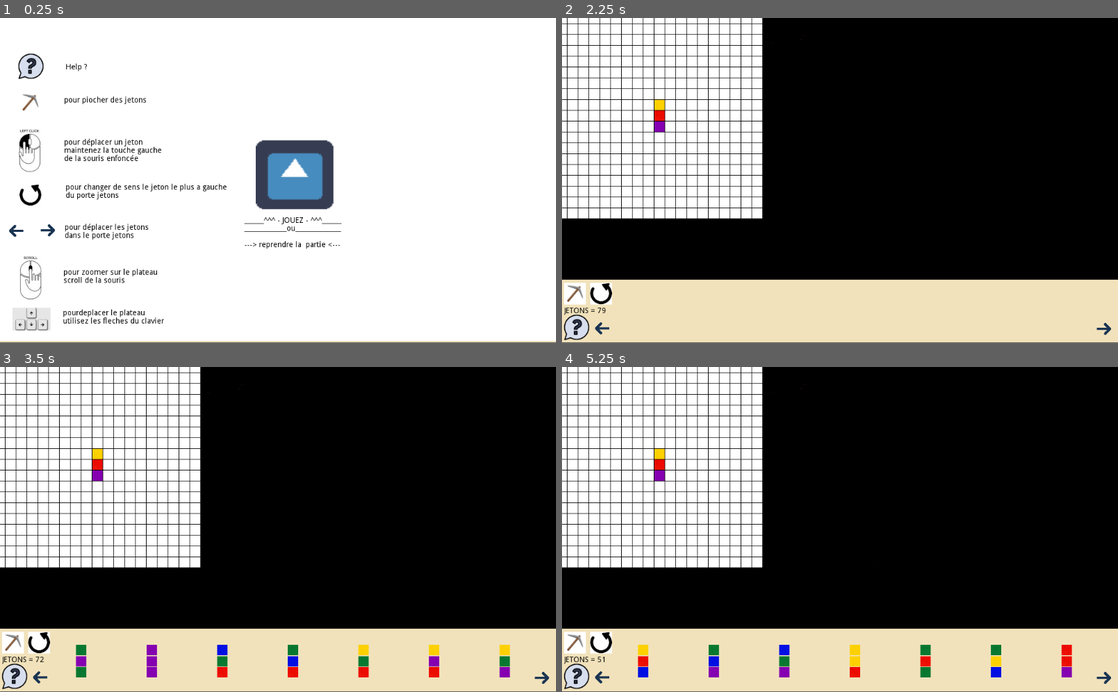
Above: before the commit, frames 1-4 (two rows, left to right).
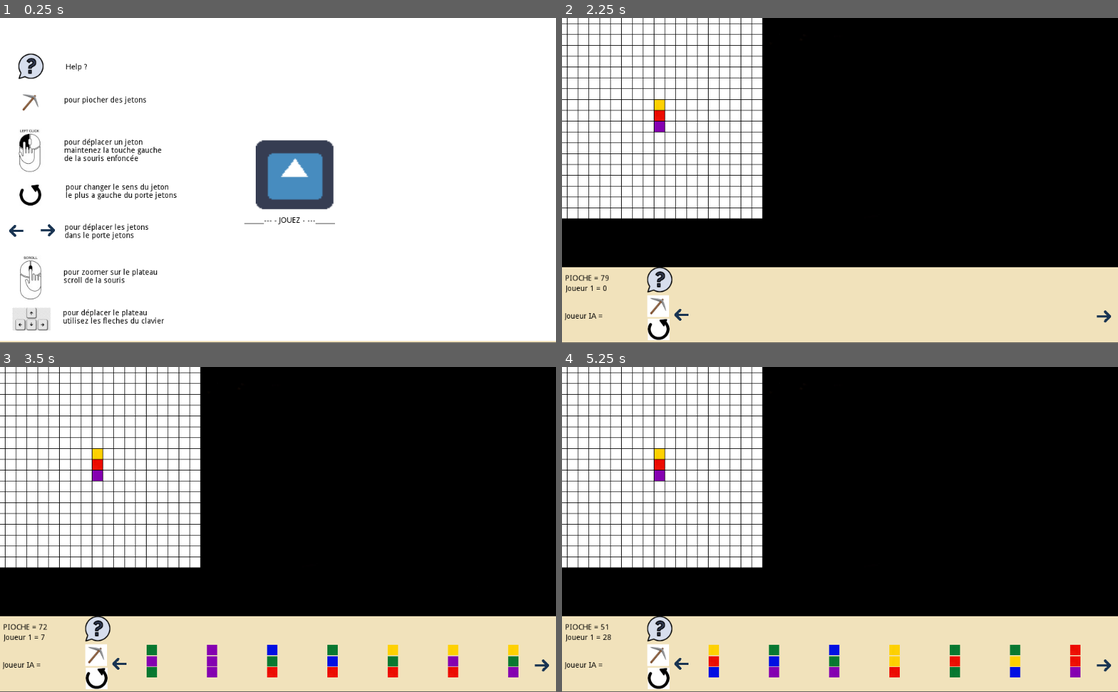
Above: after the commit, the same moments.

Repository: tartempion-sdr/chromino-V2
Game: Godot game, scene res://Node2D.tscn
Two runs of this game, one before a commit and one after it. Both use one fixed random seed, a clock stepped at 60 frames per second and the inputs below. The engine's default icon, where the game draws it, is replaced by a stand-in: a white triangle on a blue panel in a dark square.
Inputs (mouse positions are in pixels of both pictures, inside the frame that each line leads up to; where the layout moved, square brackets give the same spot in the first picture):
- Up to frame 1 (0.25 s): no input
- Up to frame 2 (2.25 s): click (678, 313) [600, 326] at 0.5 s; click (1101, 317) [1101, 330] at 1.25 s; click "______^^^ - JOUEZ - ^^^______…" (after the commit: "______--- - JOUEZ - ---______") at 2 s
- Up to frame 3 (3.5 s): click "JETONS = 79" (after the commit: "PIOCHE = 79") at 2.75 s
- Up to frame 4 (5.25 s): click "JETONS = 72" (after the commit: "PIOCHE = 72") at 3.5 s; click "JETONS = 65" (after the commit: "PIOCHE = 65") at 4.25 s; click "JETONS = 58" (after the commit: "PIOCHE = 58") at 5 s

The runs differ from the first frame. In frame 1, 0.8% of the frame differs, in the area x 11-62%, y 50-93%; in frame 2, 5.8%; in frame 3, 8.2%; in frame 4, 8.2%, in the area x 0-100%, y 76-100%.

Commit message:
acceuil propre

Diff:
--- a/Node2D.gd
+++ b/Node2D.gd
@@ -229,7 +229,11 @@
 	for sublist in list_couleurs_jetons:
 		if sublist.size() >= 4 and sublist[3] == true:
 			count += 1
-	$TextureRect2/Button_pioche/RichTextLabel.text = "JETONS = %d" % count
+
+	$TextureRect2/Button_pioche/RichTextLabel.text = "PIOCHE = %d" % count
+	var countjetonsjoueur1 = int(len(Globals.list_affiche_position_porte_jetons))
+	$TextureRect2/Button_pioche/textejoueur1.text = "Joueur 1 = %d" % countjetonsjoueur1
+	$TextureRect2/Button_pioche/textejoueurIA.text = "Joueur IA = "
 
 func child_pioche_jetons():
 	for d in nb_jetons_pioche:
@@ -253,7 +257,7 @@
 				Globals.affiche_jetons_piocher()
 
 		elif event.button_index == BUTTON_WHEEL_DOWN:
-			if Globals.taille < 1.8 :
+			if Globals.taille < 1.7 :
 				# Action pour le défilement vers le bas
 				print("ZOOM +")
 				Globals.taille += 0.1
@@ -297,6 +301,7 @@
 		var last_element = Globals.list_affiche_position_porte_jetons.pop_back()
 		Globals.list_affiche_position_porte_jetons.insert(0, last_element)
 		Globals.affiche_jetons_piocher()
+	affiche_nb_jetons_restant()
 
 func _on_Button_gauche_button_down():
 
@@ -308,6 +313,7 @@
 		var prem_element = Globals.list_affiche_position_porte_jetons.pop_front()
 		Globals.list_affiche_position_porte_jetons.append(prem_element)
 		Globals.affiche_jetons_piocher()
+	affiche_nb_jetons_restant()
 
 func _on_Button_tourne_button_down():
 
--- a/Node2D.tscn
+++ b/Node2D.tscn
@@ -24,7 +24,7 @@
 
 [node name="TextureRect2" type="TextureRect" parent="."]
 margin_left = -1.0
-margin_top = 483.0
+margin_top = 460.0
 margin_right = 1024.0
 margin_bottom = 599.0
 mouse_filter = 2
@@ -35,10 +35,10 @@
 }
 
 [node name="Button_pioche" type="TextureButton" parent="TextureRect2"]
-margin_left = 5.2466
-margin_top = 6.17859
-margin_right = 45.2466
-margin_bottom = 46.1786
+margin_left = 157.619
+margin_top = 51.6641
+margin_right = 197.619
+margin_bottom = 91.6641
 mouse_default_cursor_shape = 2
 texture_normal = ExtResource( 5 )
 expand = true
@@ -47,19 +47,42 @@
 }
 
 [node name="RichTextLabel" type="RichTextLabel" parent="TextureRect2/Button_pioche"]
-margin_top = 45.0
-margin_right = 180.0
-margin_bottom = 135.0
+margin_left = -151.387
+margin_top = -37.6838
+margin_right = -5.38742
+margin_bottom = -18.6838
 custom_colors/default_color = Color( 0, 0, 0, 1 )
 tab_size = 24
-text = "JETONS  ="
+text = "PIOCHE  ="
 fit_content_height = true
 
+[node name="textejoueur1" type="RichTextLabel" parent="TextureRect2/Button_pioche"]
+margin_left = -150.0
+margin_top = -19.0
+margin_right = -5.0
+margin_bottom = 28.0
+custom_colors/default_color = Color( 0, 0, 0, 1 )
+text = "Joueur 1
+Jetons =
+Victoire ="
+scroll_active = false
+
+[node name="textejoueurIA" type="RichTextLabel" parent="TextureRect2/Button_pioche"]
+margin_left = -151.765
+margin_top = 31.8316
+margin_right = -59.7653
+margin_bottom = 71.8316
+custom_colors/default_color = Color( 0, 0, 0, 1 )
+text = "Joueur IA
+Jetons =
+Victoire ="
+scroll_active = false
+
 [node name="Button_gauche2" type="TextureButton" parent="TextureRect2"]
-margin_left = 55.2775
-margin_top = 69.7985
-margin_right = 95.2775
-margin_bottom = 109.798
+margin_left = 200.916
+margin_top = 68.2934
+margin_right = 240.916
+margin_bottom = 108.293
 mouse_default_cursor_shape = 2
 texture_normal = ExtResource( 7 )
 __meta__ = {
@@ -79,10 +102,10 @@
 }
 
 [node name="Button_tourne" type="TextureButton" parent="TextureRect2"]
-margin_left = 53.2571
-margin_top = 6.00439
-margin_right = 93.2575
-margin_bottom = 46.0044
+margin_left = 159.151
+margin_top = 94.9082
+margin_right = 199.151
+margin_bottom = 134.908
 mouse_default_cursor_shape = 2
 texture_normal = ExtResource( 9 )
 __meta__ = {
@@ -90,10 +113,10 @@
 }
 
 [node name="helperjeu" type="TextureButton" parent="TextureRect2"]
-margin_left = 1.47131
-margin_top = 61.3267
-margin_right = 55.4713
-margin_bottom = 115.327
+margin_left = 154.379
+margin_top = -3.80072
+margin_right = 208.379
+margin_bottom = 50.1993
 mouse_default_cursor_shape = 2
 texture_normal = ExtResource( 4 )
 __meta__ = {
--- a/acceuil.tscn
+++ b/acceuil.tscn
@@ -38,15 +38,13 @@
 }
 
 [node name="RichTextLabel" type="RichTextLabel" parent="jouez"]
-margin_left = -21.4756
-margin_top = 140.941
-margin_right = 162.524
-margin_bottom = 210.941
+margin_left = -21.0
+margin_top = 141.0
+margin_right = 163.0
+margin_bottom = 169.0
 custom_colors/default_color = Color( 0, 0, 0, 1 )
 tab_size = 8
-text = "______^^^ - JOUEZ - ^^^______
-_____________ou______________
----> reprendre la  partie <---"
+text = "______--- - JOUEZ - ---______"
 scroll_active = false
 
 [node name="pioche" type="TextureRect" parent="."]
@@ -106,10 +104,13 @@
 [node name="RichTextLabel" type="RichTextLabel" parent="tournejeton"]
 margin_left = 85.0
 margin_top = -1.0
-margin_right = 390.0
+margin_right = 292.0
 margin_bottom = 39.0
 custom_colors/default_color = Color( 0, 0, 0, 1 )
-text = "pour changer de sens le jeton le plus a gauche du porte jetons"
+text = "pour changer le sens du jeton le plus a gauche du porte jetons"
+__meta__ = {
+"_edit_use_anchors_": false
+}
 
 [node name="scroll" type="TextureRect" parent="."]
 margin_left = 27.9098
@@ -155,12 +156,12 @@
 texture = ExtResource( 8 )
 
 [node name="RichTextLabel" type="RichTextLabel" parent="flecheclavier"]
-margin_left = 93.3367
-margin_top = 2.94391
-margin_right = 289.337
-margin_bottom = 47.9439
+margin_left = 93.0
+margin_top = 3.0
+margin_right = 289.0
+margin_bottom = 41.0
 custom_colors/default_color = Color( 0, 0, 0, 1 )
-text = "pourdeplacer le plateau utilisez les fleches du clavier"
+text = "pour déplacer le plateau utilisez les fleches du clavier"
 
 [node name="helper" type="TextureRect" parent="."]
 margin_left = 30.3622
--- a/globals.gd
+++ b/globals.gd
@@ -7,13 +7,13 @@
 var id_child_node2d_jeton
 
 
-var list_position_pioche_jetons = [(Vector2(150, 543)),
-(Vector2(280, 543)),
-(Vector2(410, 543)),
-(Vector2(540, 543)),
-(Vector2(670, 543)),
-(Vector2(800, 543)),
-(Vector2(930, 543)),
+var list_position_pioche_jetons = [(Vector2(280, 543)),
+(Vector2(391, 543)),
+(Vector2(502, 543)),
+(Vector2(613, 543)),
+(Vector2(724, 543)),
+(Vector2(835, 543)),
+(Vector2(946, 543)),
 (Vector2(1060, 543))]
 
 func affiche_jetons_piocher():
@@ -26,7 +26,7 @@
 		if node:
 
 			var index = list_affiche_position_porte_jetons.find(element)
-			if index != -1 and index < 8:
+			if index != -1 and index < 7:
 				node.visible = true
 				node.position = list_position_pioche_jetons[index]
 			else:
Not shown, added: assets/manumigralouest.ogg.import
Not shown, added: assets/manumigralouest.ogg
